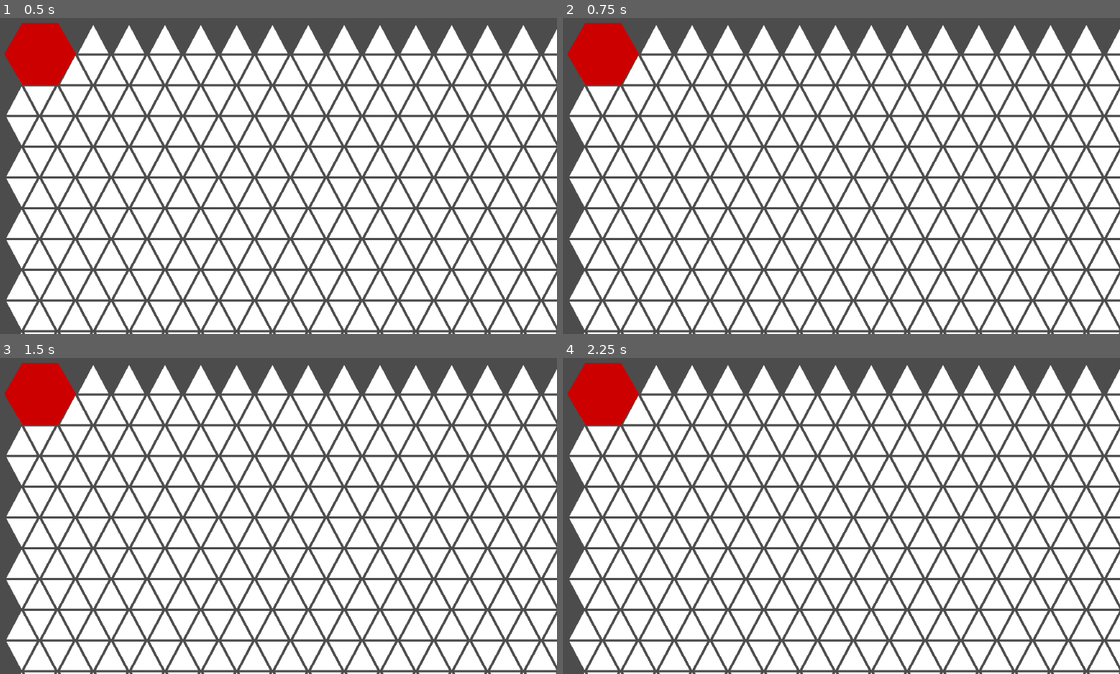
Above: before the commit, frames 1-4 (two rows, left to right).
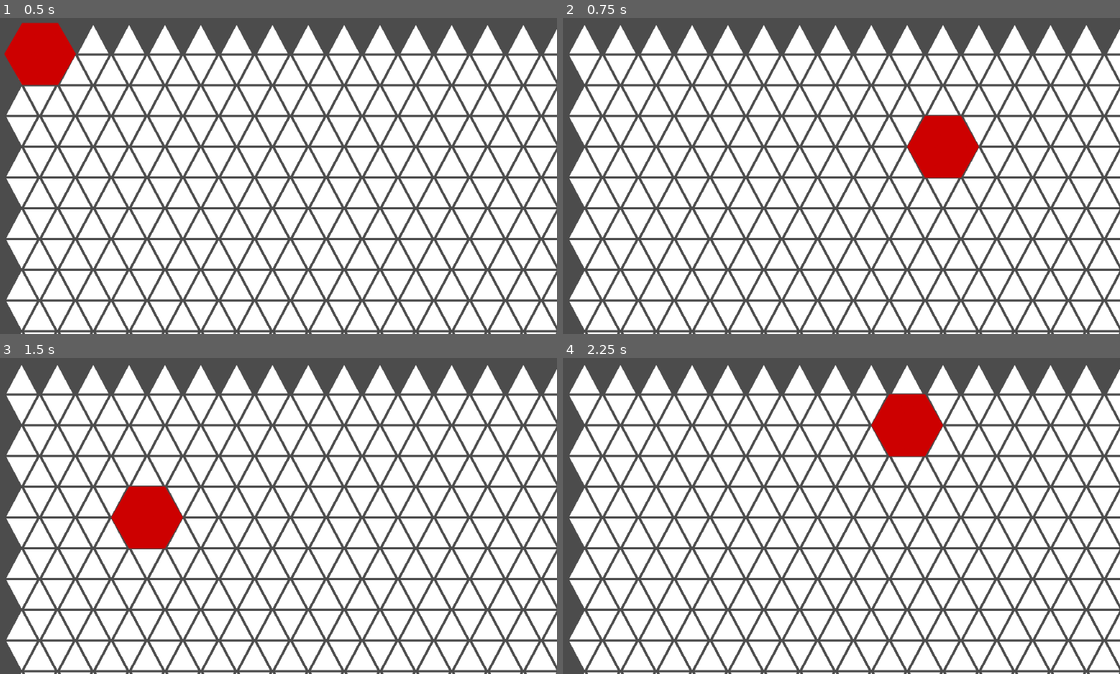
Above: after the commit, the same moments.

Repository: F3lixitas/pousse_pousse_nain
Game: Godot game, scene res://scenes/Scene_prototype.tscn
The game is run twice, just before and just after one commit, with the same random seed, the same clock (stepped at 60 frames per second) and the same inputs.
Inputs (mouse positions are in pixels of both pictures, inside the frame that each line leads up to):
- Up to frame 1 (0.5 s): no input
- Up to frame 2 (0.75 s): tap Enter at 0.5 s; move the mouse to (958, 150) at 0.52 s; click (958, 150) at 0.67 s
- Up to frame 3 (1.5 s): tap Space at 1.25 s; move the mouse to (155, 522) at 1.27 s; click (155, 522) at 1.42 s
- Up to frame 4 (2.25 s): tap Enter at 2 s; move the mouse to (891, 433) at 2.02 s; click (891, 433) at 2.17 s

Frame 1 is identical in both runs. In frame 2, 3.8% of the frame differs, in the area x 0-75%, y 1-51%; in frame 3, 3.8%; in frame 4, 3.9%, in the area x 0-69%, y 1-32%.

Commit message:
Update nodeGenerator_script.gd

Diff:
--- a/scripts/nodeGenerator_script.gd
+++ b/scripts/nodeGenerator_script.gd
@@ -6,7 +6,7 @@
 var maxY = 15
 
 var Noeud = {
-	"tri": Array([0, 0, 0, 0, 0, 0]),
+	"tri": Array(),
 	"pos": Vector2()
 }
 
@@ -21,14 +21,16 @@
 			if dist < minDist:
 				minDist = dist
 				index = i
-		#get_child(maxX * maxY * 2 + maxY * 2).position = nodes[index].pos # le pion est ajouté après les points
-		get_child(nodes[index].tri[0]).visible = false
+		get_child(maxX * maxY * 2 + maxY * 2).position = nodes[index].pos # le pion est ajouté après les points
+		#get_child(nodes[index].tri[4]).visible = false
+
 
 func _init():
 	for i in range(0, maxX * maxY):
 		var p = Noeud.duplicate()
 		p.pos.x = (i % maxX) * 64 + ((int(i / maxX) % 2) * 32) + 100
 		p.pos.y = int(i / maxX) * 55 + 100
+		p.tri = [0, 0, 0, 0, 0, 0]
 		nodes.append(p)
 
 	for i in range(0, (maxX + 1) * maxY):
@@ -45,8 +47,14 @@
 		meshI.mesh = tempM
 		triangles.append(meshI)
 		add_child(meshI)
-		if (not (i % (maxX + 1) == 0) or i == 0):
-			nodes[i - int(i / maxX)].tri[0] = i
+		if not (i % (maxX + 1) == maxX):
+			nodes[i - int(i / (maxX + 1))].tri[0] = i
+			#print_debug(i - int(i / maxX))
+		if not (i % (maxX + 1) == 0):
+			nodes[i - int(i / (maxX + 1)) - 1].tri[4] = i
+		if (not (i % (maxX + 1) == 0)) and (int(i / (maxX + 1)) % 2 == 0):
+			nodes[i - int(i / (maxX + 1)) - 1].tri[4] = i
+			pass
 
 	for i in range(0, (maxX + 1) * maxY):
 		var st = SurfaceTool.new()
